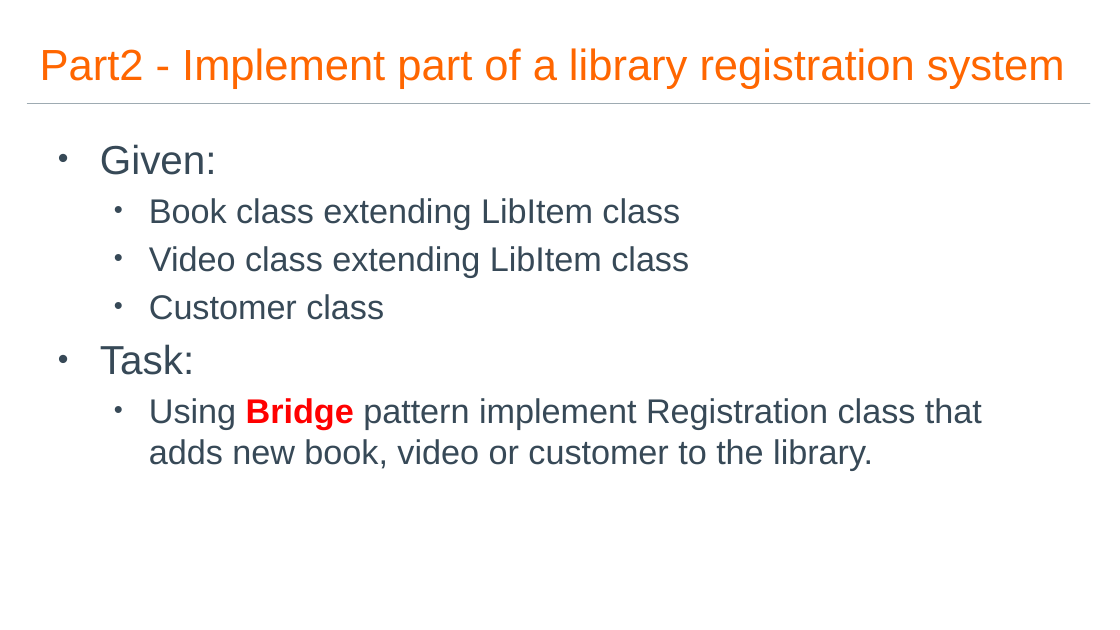
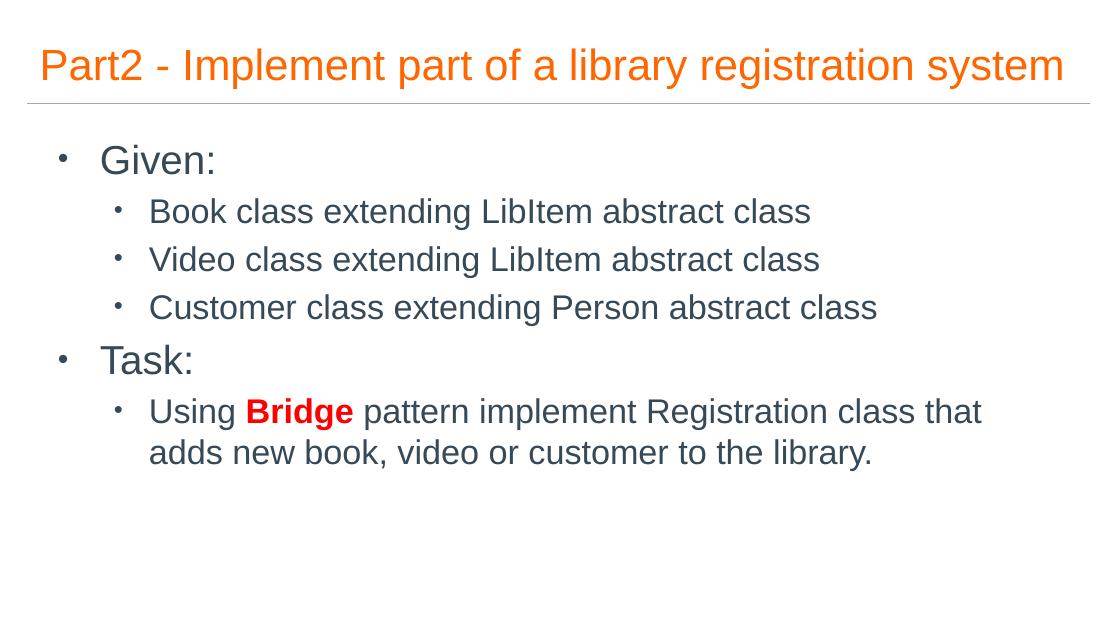
Before and after one commit to PlumpMath/DesignPatterns-230, a slide deck: slide 18 of Presentation/Design Patterns Official.pptx. Drawn at 1120x630 pixels with LibreOffice and Linux fonts; fonts in the diff are those of the drawing; background and template pictures are left out. Boxes give left, top, right and bottom in pixels: in the first picture for what was removed or moved away, otherwise in the second. Text is boxed around its words. In the diff, an @@ line names an element or a change of style, - is before the commit and + after.

```diff
--- a/Presentation/Design Patterns Official.pptx
+++ b/Presentation/Design Patterns Official.pptx
@@ text at (149, 198, 878, 325): text changed @@
-  • Book class extending LibItem class
-  • Video class extending LibItem class
-  • Customer class
+  • Book class extending LibItem abstract class
+  • Video class extending LibItem abstract class
+  • Customer class extending Person abstract class
```
Also in this commit, not shown: 10 other files.
